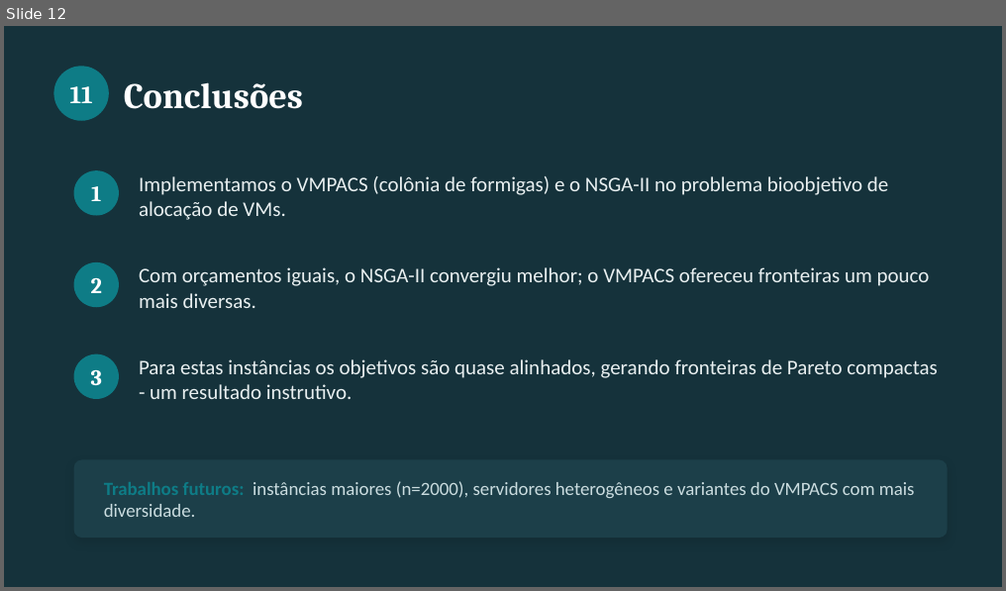
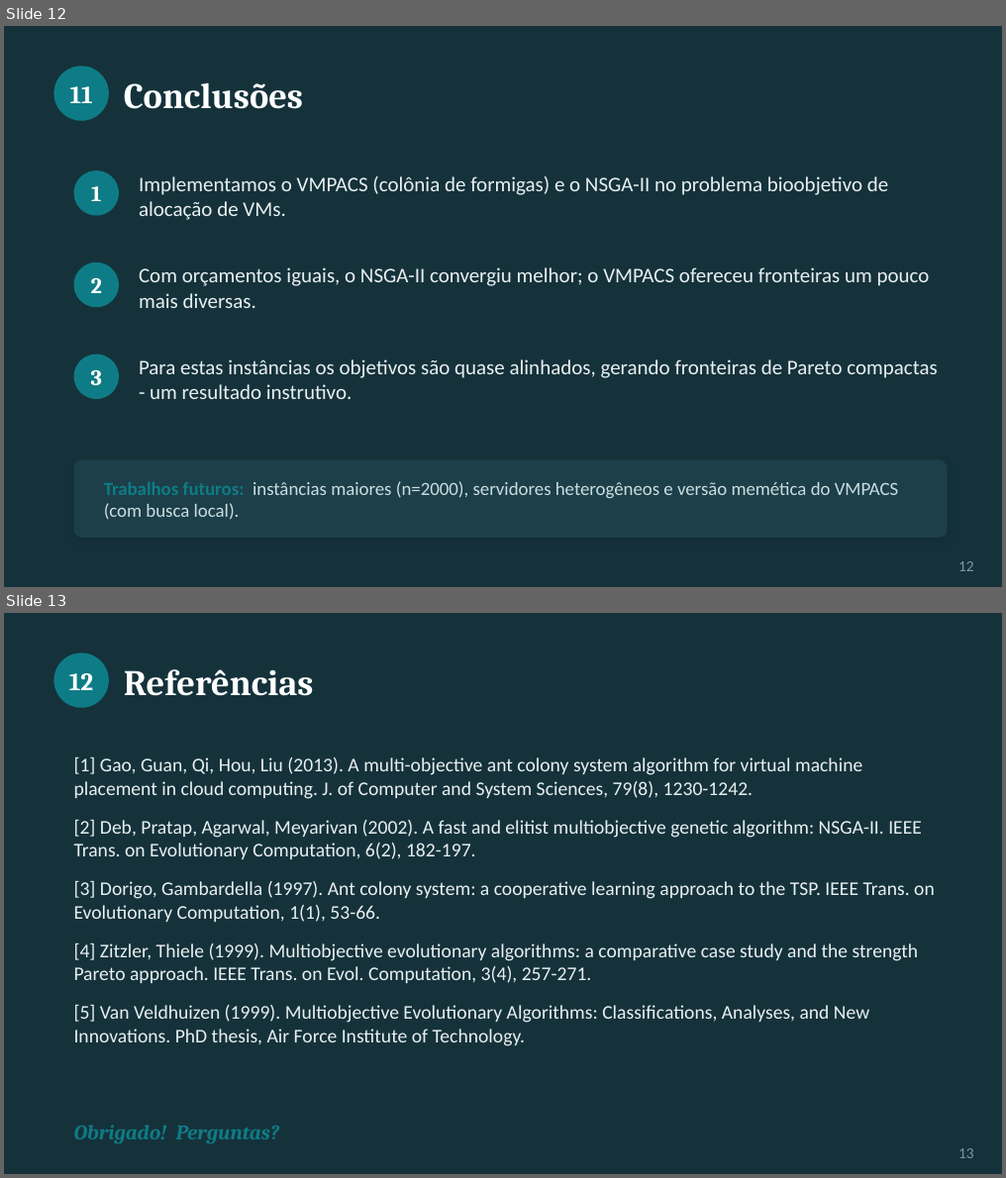
Before and after one commit to LucasRivetti/SeminarioBioInspirados, a slide deck: slides/slides.pptx. Shown one above the other, each under a label of ours: slide 12 before the commit, slides 12 and 13 after it. The pictures are 1006x591 and 1006x1178 pixels, drawn with LibreOffice and Linux fonts; fonts in the diff are those of the drawing. Boxes give left, top, right and bottom in pixels: in the first picture for what was removed or moved away, otherwise in the second. Text is boxed around its words. In the diff, an @@ line names an element or a change of style, - is before the commit and + after.

```diff
--- a/slides/slides.pptx
+++ b/slides/slides.pptx
@@ slide 13 added at bbox=[4, 613, 1002, 1174], background #15323B @@
@@ ellipse added at bbox=[54, 653, 109, 708], fill #0E7C86 @@
@@ text added at bbox=[124, 669, 314, 696], 26 pt, text #FFFFFF, bold @@
+Referências
@@ text added at bbox=[69, 673, 93, 690], 18 pt, text #FFFFFF, bold @@
+12
@@ text added at bbox=[74, 758, 935, 1047], 14 pt, text #E8EFF0 @@
+[1] Gao, Guan, Qi, Hou, Liu (2013). A multi-objective ant colony system algorithm for virtual machine placement in cloud computing. J. of Computer and System Sciences, 79(8), 1230-1242.
+[2] Deb, Pratap, Agarwal, Meyarivan (2002). A fast and elitist multiobjective genetic algorithm: NSGA-II. IEEE Trans. on Evolutionary Computation, 6(2), 182-197.
+[3] Dorigo, Gambardella (1997). Ant colony system: a cooperative learning approach to the TSP. IEEE Trans. on Evolutionary Computation, 1(1), 53-66.
+[4] Zitzler, Thiele (1999). Multiobjective evolutionary algorithms: a comparative case study and the strength Pareto approach. IEEE Trans. on Evol. Computation, 3(4), 257-271.
+[5] Van Veldhuizen (1999). Multiobjective Evolutionary Algorithms: Classifications, Analyses, and New Innovations. PhD thesis, Air Force Institute of Technology.
@@ text added at bbox=[74, 1125, 279, 1145], 15 pt, text #0E7C86, bold, italic @@
+Obrigado! Perguntas?
@@ text added at bbox=[958, 1149, 974, 1158], 11 pt, text #7E97A0 @@
+13
@@ slide 12 changed as well @@
@@ text at bbox=[104, 481, 899, 520]: text changed @@
-Trabalhos futuros: instâncias maiores (n=2000), servidores heterogêneos e variantes do VMPACS com mais diversidade.
+Trabalhos futuros: instâncias maiores (n=2000), servidores heterogêneos e versão memética do VMPACS (com busca local).
@@ text added at bbox=[958, 562, 974, 571], 11 pt, text #7E97A0 @@
+12
```
Also in this commit, not shown: 11 other slides changed, 2 other files.
